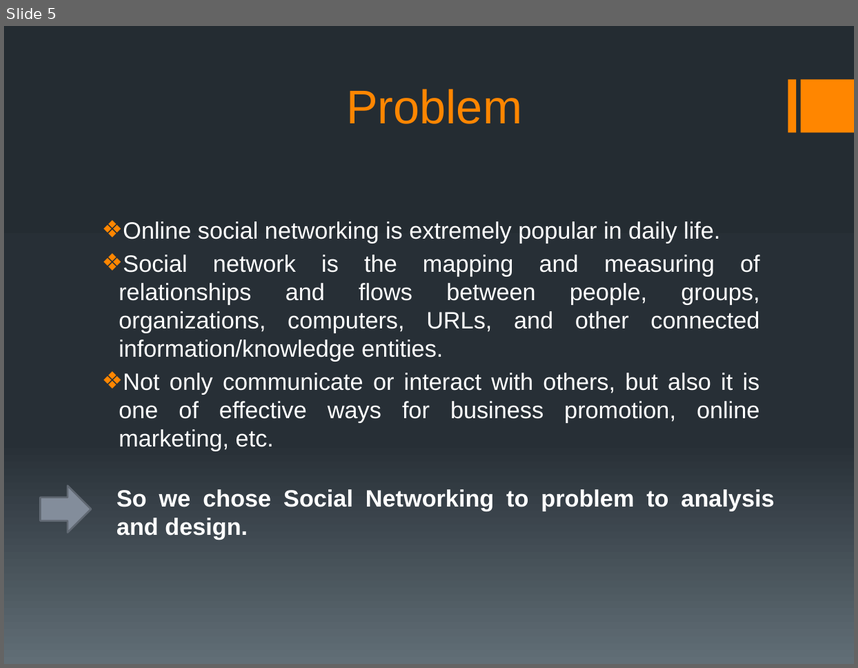
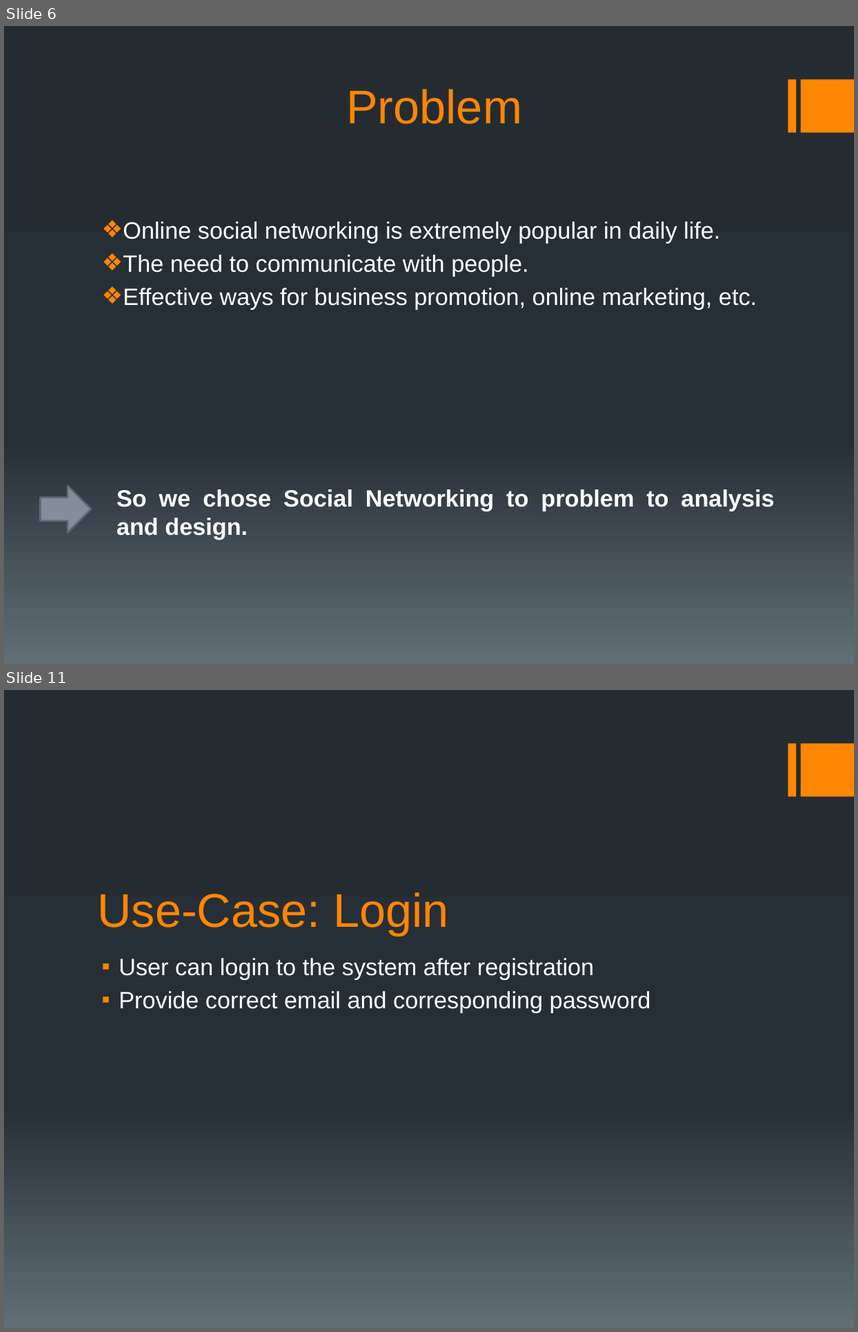
Before and after one commit to cuongtqc/ooad, a slide deck: Social Networking.pptx. Shown one above the other, each under a label of ours: slide 5 before the commit, slides 6 and 11 after it; the slides between them are not shown. The pictures are 858x668 and 858x1332 pixels, drawn with LibreOffice and Linux fonts; fonts in the diff are those of the drawing. Boxes give left, top, right and bottom in pixels: in the first picture for what was removed or moved away, otherwise in the second. Text is boxed around its words. In the diff, an @@ line names an element or a change of style, - is before the commit and + after.

```diff
--- a/Social Networking.pptx
+++ b/Social Networking.pptx
@@ slide 11 added at (x1=4, y1=690, x2=854, y2=1328), background gradient #242C33 to #273037 to #636D76; not listed: 2 template elements that a slide beside it also shows @@
@@ title added at (x1=98, y1=892, x2=448, y2=936), 40 pt, text #FF8600 @@
+Use-Case: Login
@@ text added at (x1=119, y1=958, x2=651, y2=1013), 20 pt, text #FFFFFF @@
+▪ User can login to the system after registration
+▪ Provide correct email and corresponding password
@@ what was slide 5 is now slide 6 @@
@@ slide 6 changed as well @@
@@ text at (x1=123, y1=254, x2=757, y2=309): text changed @@
-❖ Social network is the mapping and measuring of relationships and flows between people, groups, organizations, computers, URLs, and other connected information/knowledge entities.
-❖ Not only communicate or interact with others, but also it is one of effective ways for business promotion, online marketing, etc.
+❖ The need to communicate with people.
+❖ Effective ways for business promotion, online marketing, etc.
```
Also in this commit, not shown: 5 other slides changed, 23 other slides added, 4 slides removed.
